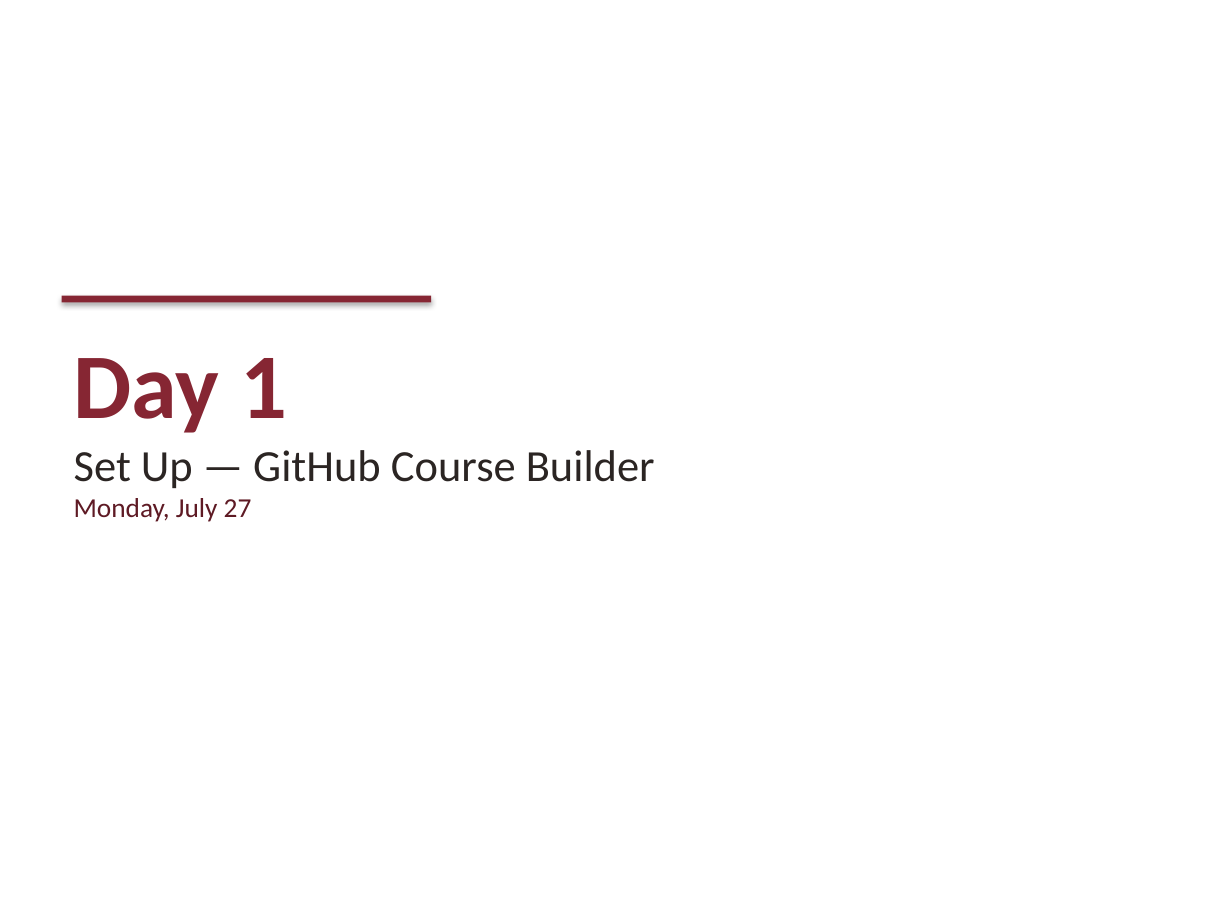
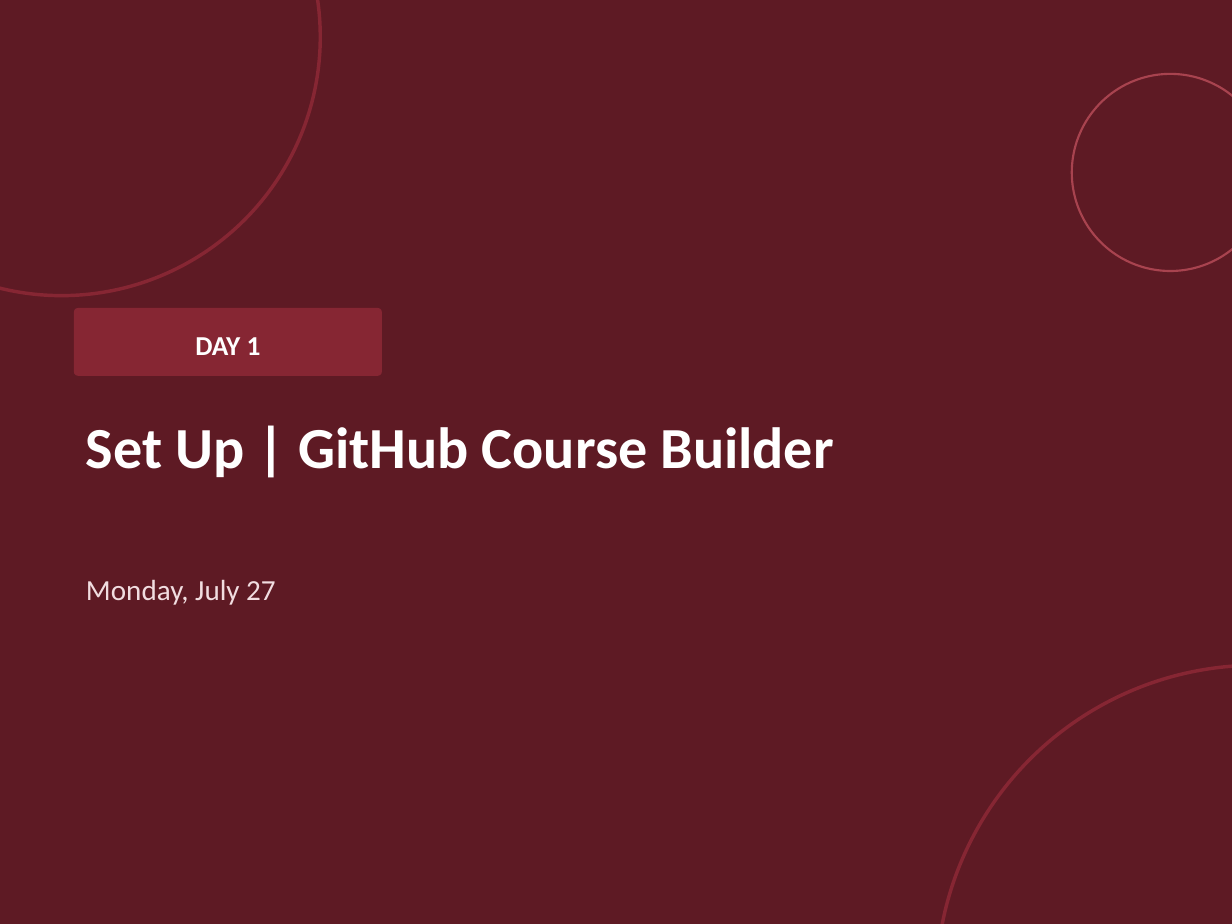
Before and after one commit to whitneynelson/nairr-teaching-innovation, a slide deck: slide 6 of slides/full-program-deck.pptx (slide 2 before the commit). Drawn at 1232x924 pixels with LibreOffice and Linux fonts; fonts in the diff are those of the drawing. Boxes give left, top, right and bottom in pixels: in the first picture for what was removed or moved away, otherwise in the second. Text is boxed around its words. In the diff, an @@ line names an element or a change of style, - is before the commit and + after.

```diff
--- a/slides/full-program-deck.pptx
+++ b/slides/full-program-deck.pptx
@@ background #FFFFFF to #5E1A24 @@
@@ ellipse added at (0, 0, 320, 296), outline #862633 2 pt @@
@@ ellipse added at (1072, 74, 1232, 271), outline #A8434F 1.25 pt @@
@@ rectangle removed at (62, 296, 431, 303) @@
@@ rounded rectangle added at (74, 308, 382, 376), fill #862633 @@
@@ text added at (195, 337, 261, 355), 16 pt, text #FFFFFF, bold @@
+DAY 1
@@ text at (86, 427, 834, 477): text changed; size 26 to 34 pt; text colour #2B2523 to #FFFFFF; bold on @@
-Day 1
-Set Up — GitHub Course Builder
-Monday, July 27
+Set Up | GitHub Course Builder
@@ text added at (86, 579, 276, 605), 17 pt, text #F1DDE0 @@
+Monday, July 27
@@ ellipse added at (936, 665, 1232, 924), outline #862633 2 pt @@
```
Also in this commit, not shown: 8 other slides changed, 58 slides added, 7 slides removed, 2 other files.
